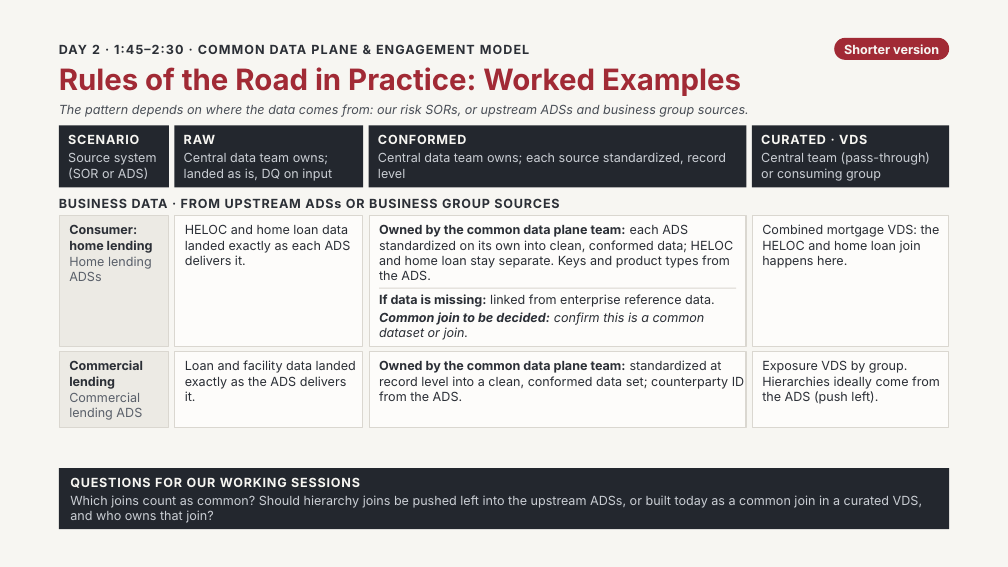
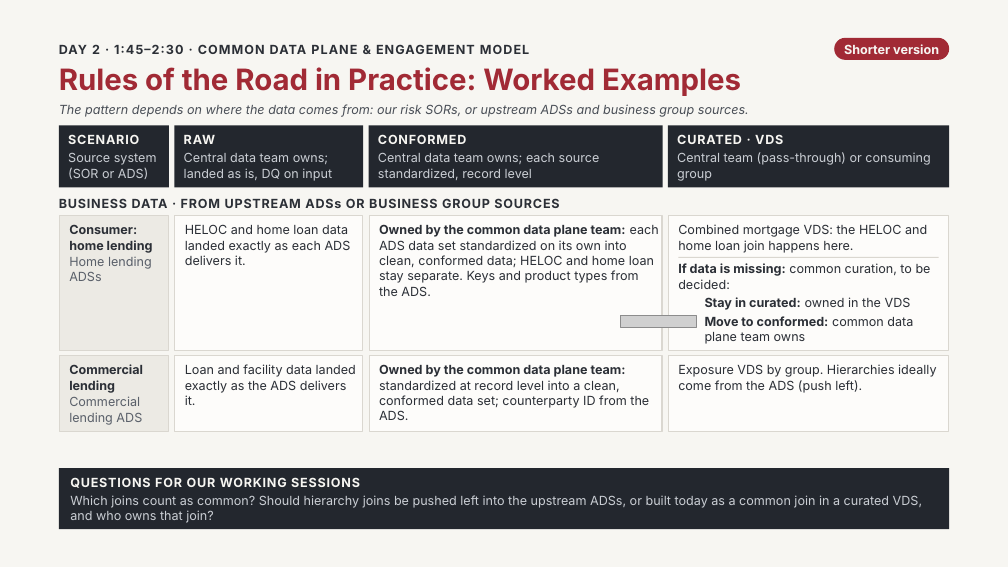
Before and after one commit to EviIius/ALPV, a slide deck: slide 1 of PPTX/Rules of the Road in Practice Worked Examples.pptx. Drawn at 1008x567 pixels with LibreOffice and Linux fonts; fonts in the diff are those of the drawing; grey boxes stand for pictures; background and template pictures are left out. Boxes give left, top, right and bottom in pixels: in the first picture for what was removed or moved away, otherwise in the second. Text is boxed around its words. In the diff, an @@ line names an element or a change of style, - is before the commit and + after.

```diff
--- a/PPTX/Rules of the Road in Practice Worked Examples.pptx
+++ b/PPTX/Rules of the Road in Practice Worked Examples.pptx
@@ rectangle resized from (x1=369, y1=126, x2=747, y2=188) to (x1=369, y1=126, x2=663, y2=188) @@
@@ rectangle resized from (x1=752, y1=126, x2=949, y2=188) to (x1=668, y1=126, x2=949, y2=188) @@
@@ text "CURATED · VDS" moved from (x1=761, y1=134, x2=867, y2=144) to (x1=677, y1=134, x2=783, y2=144) @@
@@ text "Central data team owns; each ..." rewrapped from (x1=378, y1=152, x2=726, y2=178) to (x1=378, y1=153, x2=600, y2=180) @@
@@ text "Central team (pass-through) or consuming ..." rewrapped from (x1=761, y1=152, x2=930, y2=181) to (x1=677, y1=152, x2=930, y2=181) @@
@@ rectangle resized from (x1=59, y1=216, x2=168, y2=347) to (x1=59, y1=216, x2=168, y2=352) @@
@@ rectangle "HELOC and home loan data ..." resized from (x1=175, y1=216, x2=363, y2=347) to (x1=175, y1=216, x2=363, y2=352) @@
@@ rectangle "Owned by the common data ..." resized from (x1=379, y1=224, x2=733, y2=280) to (x1=369, y1=216, x2=662, y2=352) @@
@@ rectangle "Owned by the common data ..." at (x1=369, y1=216, x2=662, y2=352): fill none to #FDFCFA; outline none to #DAD7D0 1 pt @@
@@ text in rectangle at (x1=379, y1=224, x2=659, y2=296): text changed @@
-Owned by the common data plane team: each ADS standardized on its own into clean, conformed data; HELOC and home loan stay separate. Keys and product types from the ADS.
+Owned by the common data plane team: each ADS data set standardized on its own into clean, conformed data; HELOC and home loan stay separate. Keys and product types from the ADS.
@@ rectangle resized from (x1=369, y1=216, x2=746, y2=347) to (x1=668, y1=216, x2=949, y2=352) @@
@@ text "Combined mortgage VDS: the HELOC ..." moved from (x1=752, y1=216, x2=949, y2=347) to (x1=678, y1=224, x2=927, y2=253) @@
@@ text "Combined mortgage VDS: the HELOC ..." at (x1=678, y1=224, x2=927, y2=253): fill #FDFCFA to none; outline #DAD7D0 1 pt to none @@
@@ text at (x1=678, y1=263, x2=931, y2=289): text changed; italic off @@
-Common join to be decided: confirm this is a common dataset or join.
+If data is missing: common curation, to be decided:
@@ line added from (678, 257) to (939, 257), #DAD7D0 1 pt @@
@@ line removed from (379, 288) to (737, 288) @@
@@ text removed at (x1=379, y1=294, x2=715, y2=307) @@
-If data is missing: linked from enterprise reference data.
@@ text added at (x1=705, y1=297, x2=911, y2=310), 12 pt, text #2B2F36, bold @@
+Stay in curated: owned in the VDS
@@ picture added at (x1=621, y1=315, x2=696, y2=328) @@
@@ text added at (x1=705, y1=316, x2=913, y2=344), 12 pt, text #2B2F36 @@
+Move to conformed: common data plane team owns
@@ 2 texts, 2 rectangles moved together from (x1=59, y1=351, x2=363, y2=427) to (x1=59, y1=355, x2=363, y2=432) @@
@@ rectangle "Owned by the common data ..." resized from (x1=369, y1=351, x2=746, y2=427) to (x1=369, y1=355, x2=662, y2=432) @@
@@ rectangle "Exposure VDS by group. Hierarchies ..." resized from (x1=752, y1=351, x2=949, y2=427) to (x1=668, y1=355, x2=949, y2=432) @@
```
Also in this commit, not shown: 1 other slide changed.
